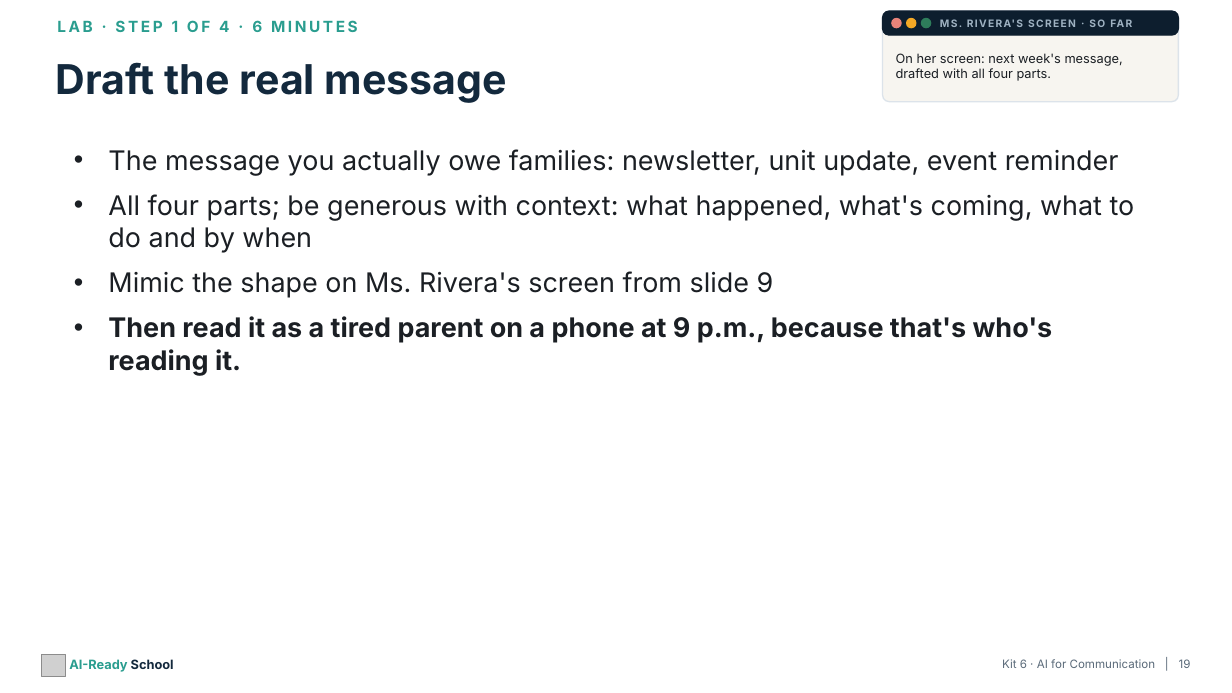
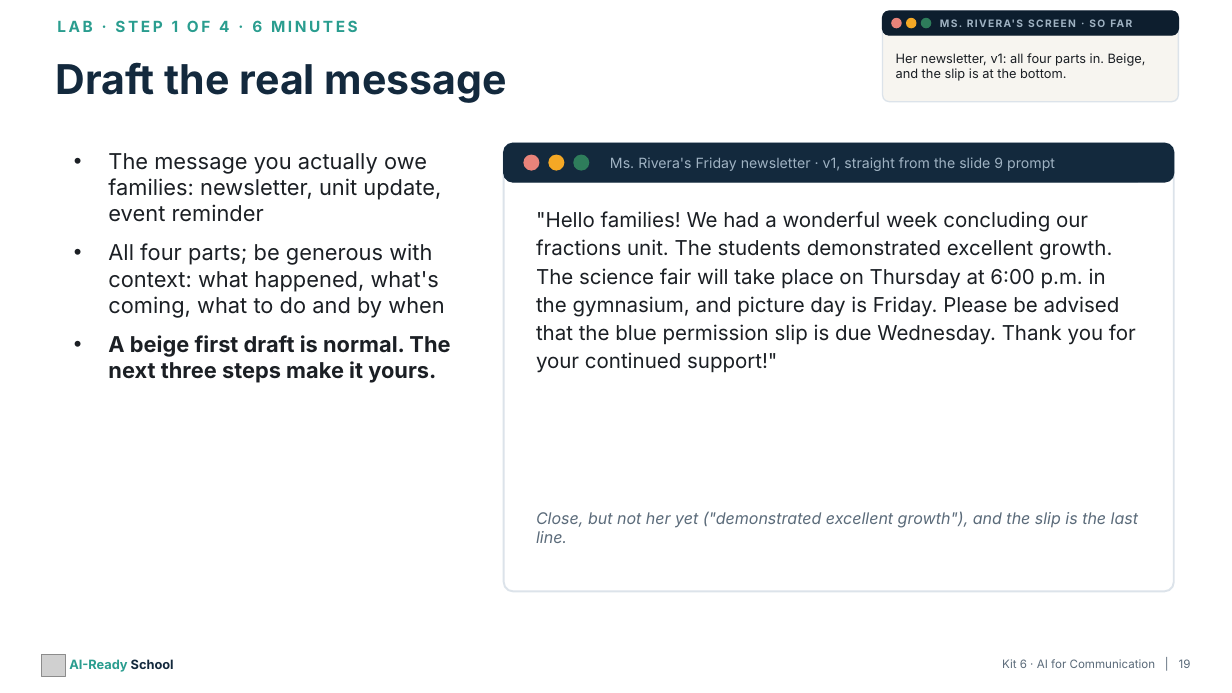
Before and after one commit to aspinozzi1/Ai-School-Ready, a slide deck: slide 19 of kits/kit06/Kit06_PresentationDeck.pptx. Drawn at 1232x693 pixels with LibreOffice and Linux fonts; fonts in the diff are those of the drawing; grey boxes stand for pictures. Boxes give left, top, right and bottom in pixels: in the first picture for what was removed or moved away, otherwise in the second. Text is boxed around its words. In the diff, an @@ line names an element or a change of style, - is before the commit and + after.

```diff
--- a/kits/kit06/Kit06_PresentationDeck.pptx
+++ b/kits/kit06/Kit06_PresentationDeck.pptx
@@ text at (896,53,1146,81): text changed @@
-On her screen: next week's message, drafted with all four parts.
+Her newsletter, v1: all four parts in. Beige, and the slip is at the bottom.
@@ rounded rectangle added at (504,143,1174,592), fill #FFFFFF, outline #DCE3EA 1.5 pt @@
@@ rounded rectangle added at (504,143,1174,182), fill #13293D, outline #13293D 1 pt @@
@@ text at (108,153,444,318): size 21 to 17 pt in "The message you actually owe families: newsletter, ...", "All four parts; be generous with context: ..." @@
@@ ellipse added at (524,155,539,170), fill #E8837A, outline #E8837A 1 pt @@
@@ ellipse added at (549,155,564,170), fill #F4A825, outline #F4A825 1 pt @@
@@ ellipse added at (574,155,589,170), fill #2E7D5B, outline #2E7D5B 1 pt @@
@@ text added at (610,157,1055,171), 11 pt, text #9FB2C2 @@
+Ms. Rivera's Friday newsletter · v1, straight from the slide 9 prompt
@@ text added at (536,211,1136,373), 16 pt, text #1B1F24 @@
+"Hello families! We had a wonderful week concluding our fractions unit. The students demonstrated excellent growth. The science fair will take place on Thursday at 6:00 p.m. in the gymnasium, and picture day is Friday. Please be advised that the blue permission slip is due Wednesday. Thank you for your continued support!"
@@ text at (108,335,450,383): text changed; size 21 to 17 pt @@
-• Mimic the shape on Ms. Rivera's screen from slide 9
-• Then read it as a tired parent on a phone at 9 p.m., because that's who's reading it.
+• A beige first draft is normal. The next three steps make it yours.
@@ text added at (536,511,1138,543), 12.5 pt, text #5B6B7A, italic @@
+Close, but not her yet ("demonstrated excellent growth"), and the slip is the last line.
```
Also in this commit, not shown: 13 other slides changed, 4 slides added, 4 slides removed, 21 other files.
